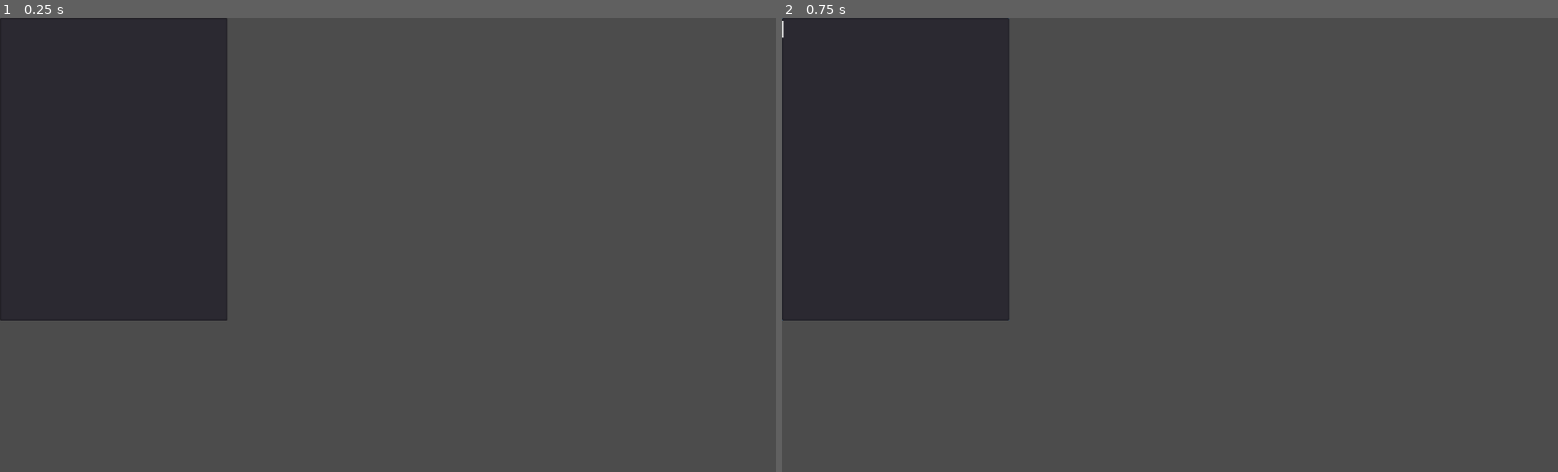
Above: before the commit, frames 1-2 (left to right).
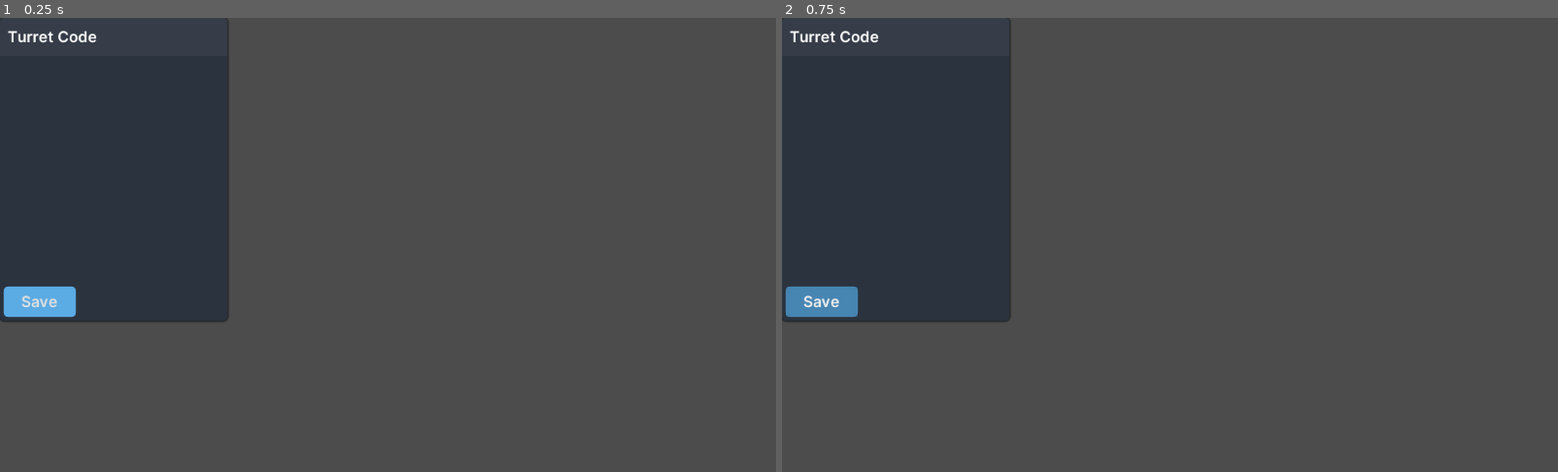
Above: after the commit, the same moments.

Repository: Latiang/tower-defense-godot
Game: Godot game, scene res://CodeWindow.tscn
Two runs of this game, one before a commit and one after it. Both use one fixed random seed, a clock stepped at 60 frames per second and the inputs below. This scene is started directly instead of the project's main scene.
Inputs (mouse positions are in pixels of both pictures, inside the frame that each line leads up to):
- Up to frame 1 (0.25 s): no input
- Up to frame 2 (0.75 s): click (820, 299) at 0.5 s, where only the run after the commit has a clickable "Save"

The runs differ from the first frame. In frame 1, 1.0% of the frame differs, in the area x 0-30%, y 0-67%; in frame 2, 1.0%.

Commit message:
Added a basic coding window

Diff:
--- a/code/CodeWindow.tscn
+++ b/code/CodeWindow.tscn
@@ -1,14 +1,61 @@
-[gd_scene load_steps=5 format=2]
+[gd_scene load_steps=12 format=2]
 
 [ext_resource path="res://assets/Monaco.ttf" type="DynamicFontData" id=1]
-[ext_resource path="res://CodeWindow.gd" type="Script" id=2]
+[ext_resource path="res://assets/Inter-SemiBold-slnt=0.ttf" type="DynamicFontData" id=2]
+[ext_resource path="res://PanelContainer.gd" type="Script" id=3]
 
-[sub_resource type="DynamicFont" id=1]
+[sub_resource type="StyleBoxFlat" id=8]
+bg_color = Color( 0.28, 0.525, 0.7, 1 )
+corner_radius_top_left = 6
+corner_radius_top_right = 6
+corner_radius_bottom_right = 6
+corner_radius_bottom_left = 6
+
+[sub_resource type="StyleBoxFlat" id=7]
+bg_color = Color( 0.360784, 0.67451, 0.898039, 1 )
+corner_radius_top_left = 6
+corner_radius_top_right = 6
+corner_radius_bottom_right = 6
+corner_radius_bottom_left = 6
+
+[sub_resource type="StyleBoxFlat" id=4]
+bg_color = Color( 0.172549, 0.203922, 0.247059, 1 )
+corner_radius_top_left = 6
+corner_radius_top_right = 6
+corner_radius_bottom_right = 6
+corner_radius_bottom_left = 6
+shadow_size = 3
+
+[sub_resource type="DynamicFont" id=5]
+size = 20
+font_data = ExtResource( 2 )
+
+[sub_resource type="Theme" id=1]
+default_font = SubResource( 5 )
+Button/colors/font_color = Color( 0.88, 0.88, 0.88, 1 )
+Button/colors/font_color_disabled = Color( 0.9, 0.9, 0.9, 0.2 )
+Button/colors/font_color_hover = Color( 0.94, 0.94, 0.94, 1 )
+Button/colors/font_color_pressed = Color( 1, 1, 1, 1 )
+Button/constants/hseparation = 2
+Button/fonts/font = null
+Button/styles/disabled = null
+Button/styles/focus = null
+Button/styles/hover = SubResource( 8 )
+Button/styles/normal = SubResource( 7 )
+Button/styles/pressed = SubResource( 8 )
+Panel/styles/panel = SubResource( 4 )
+
+[sub_resource type="StyleBoxFlat" id=6]
+bg_color = Color( 0.215686, 0.243137, 0.286275, 1 )
+corner_radius_top_left = 6
+corner_radius_top_right = 6
+
+[sub_resource type="DynamicFont" id=2]
 size = 20
 font_data = ExtResource( 1 )
 
-[sub_resource type="Theme" id=2]
-default_font = SubResource( 1 )
+[sub_resource type="Theme" id=3]
+default_font = SubResource( 2 )
 TextEdit/colors/background_color = Color( 0, 0, 0, 0 )
 TextEdit/colors/bookmark_color = Color( 0.08, 0.49, 0.98, 1 )
 TextEdit/colors/brace_mismatch_color = Color( 1, 0.2, 0.2, 1 )
@@ -49,24 +96,75 @@
 TextEdit/styles/normal = null
 TextEdit/styles/read_only = null
 
-[node name="CodeWindow" type="CanvasLayer"]
-script = ExtResource( 2 )
+[node name="CodeWindow" type="Panel"]
+margin_right = 300.0
+margin_bottom = 400.0
+theme = SubResource( 1 )
+script = ExtResource( 3 )
+__meta__ = {
+"_edit_use_anchors_": false
+}
 
 [node name="VBoxContainer" type="VBoxContainer" parent="."]
 margin_right = 300.0
 margin_bottom = 400.0
+size_flags_horizontal = 3
+size_flags_vertical = 3
+custom_constants/separation = 10
 __meta__ = {
 "_edit_use_anchors_": false
 }
 
-[node name="TextEdit" type="TextEdit" parent="VBoxContainer"]
+[node name="Panel" type="PanelContainer" parent="VBoxContainer"]
 margin_right = 300.0
-margin_bottom = 400.0
+margin_bottom = 50.0
+custom_styles/panel = SubResource( 6 )
+
+[node name="TurretNameLabel" type="Label" parent="VBoxContainer/Panel"]
+margin_right = 300.0
+margin_bottom = 50.0
+rect_min_size = Vector2( 0, 50 )
+size_flags_horizontal = 3
+size_flags_vertical = 6
+text = "  Turret Code"
+valign = 1
+
+[node name="MarginContainer" type="MarginContainer" parent="VBoxContainer"]
+margin_top = 60.0
+margin_right = 300.0
+margin_bottom = 345.0
 size_flags_horizontal = 3
 size_flags_vertical = 3
-theme = SubResource( 2 )
+custom_constants/margin_right = 0
+custom_constants/margin_top = 0
+custom_constants/margin_left = 5
+custom_constants/margin_bottom = 0
+
+[node name="CodeEditor" type="TextEdit" parent="VBoxContainer/MarginContainer"]
+margin_left = 5.0
+margin_right = 300.0
+margin_bottom = 285.0
+size_flags_horizontal = 3
+size_flags_vertical = 3
+theme = SubResource( 3 )
+custom_colors/background_color = Color( 0.172549, 0.203922, 0.247059, 1 )
 syntax_highlighting = true
 context_menu_enabled = false
 smooth_scrolling = true
 wrap_enabled = true
-[connection signal="text_changed" from="VBoxContainer/TextEdit" to="." method="_on_TextEdit_text_changed"]
+
+[node name="MarginContainer2" type="MarginContainer" parent="VBoxContainer"]
+margin_top = 355.0
+margin_right = 300.0
+margin_bottom = 400.0
+custom_constants/margin_right = 200
+custom_constants/margin_left = 5
+custom_constants/margin_bottom = 5
+
+[node name="SaveButton" type="Button" parent="VBoxContainer/MarginContainer2"]
+margin_left = 5.0
+margin_right = 100.0
+margin_bottom = 40.0
+rect_min_size = Vector2( 0, 40 )
+text = "Save"
+[connection signal="pressed" from="VBoxContainer/MarginContainer2/SaveButton" to="." method="_on_SaveButton_pressed"]
--- /dev/null
+++ b/code/PanelContainer.gd
@@ -0,0 +1,26 @@
+extends Panel
+
+signal save_and_close(new_code_source)
+
+export var keyword_color = Color("d32929")
+export var keywords = "if while for def switch"
+export var string_color = Color("dddd30")
+export var comments_color = Color("27b441")
+
+func _ready():
+	register_keywords()
+
+func register_keywords():
+	var keywords_list = keywords.split(" ")
+	for keyword in keywords_list:
+		$VBoxContainer/MarginContainer/CodeEditor.add_keyword_color(keyword, keyword_color)
+	# String highlighting
+	$VBoxContainer/MarginContainer/CodeEditor.add_color_region("\"", "\"", string_color)
+	$VBoxContainer/MarginContainer/CodeEditor.add_color_region("'", "'", string_color)
+	# Comment highlighting
+	$VBoxContainer/MarginContainer/CodeEditor.add_color_region("#", "", comments_color, true)
+	$VBoxContainer/MarginContainer/CodeEditor.add_color_region("//", "", comments_color, true)
+
+
+func _on_SaveButton_pressed():
+	emit_signal("save_and_close", $VBoxContainer/MarginContainer/CodeEditor.text)
Binary file added: code/assets/Inter-Medium-slnt=0.ttf
Binary file added: code/assets/Inter-Regular-slnt=0.ttf
Binary file added: code/assets/Inter-SemiBold-slnt=0.ttf
